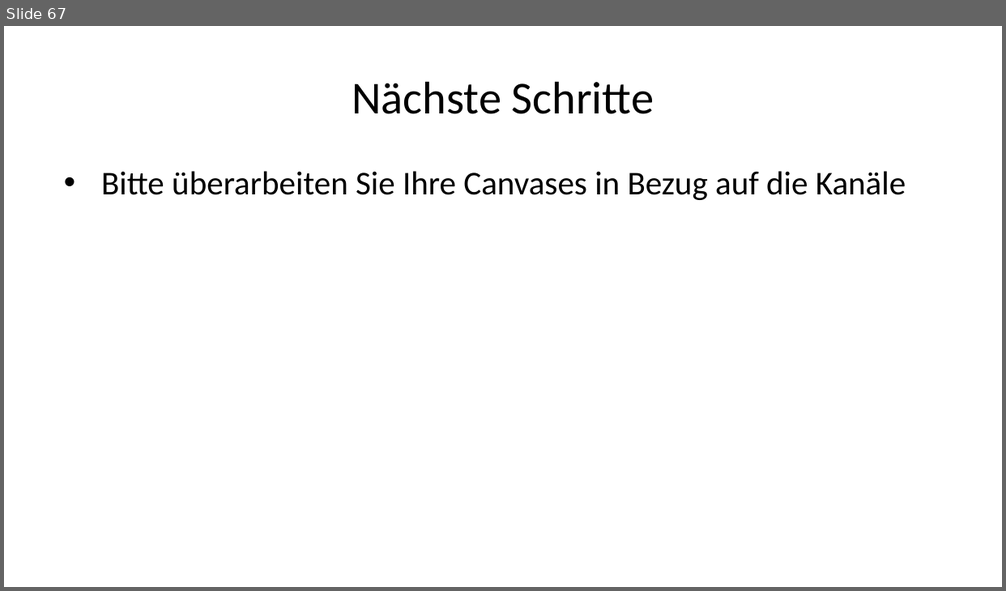
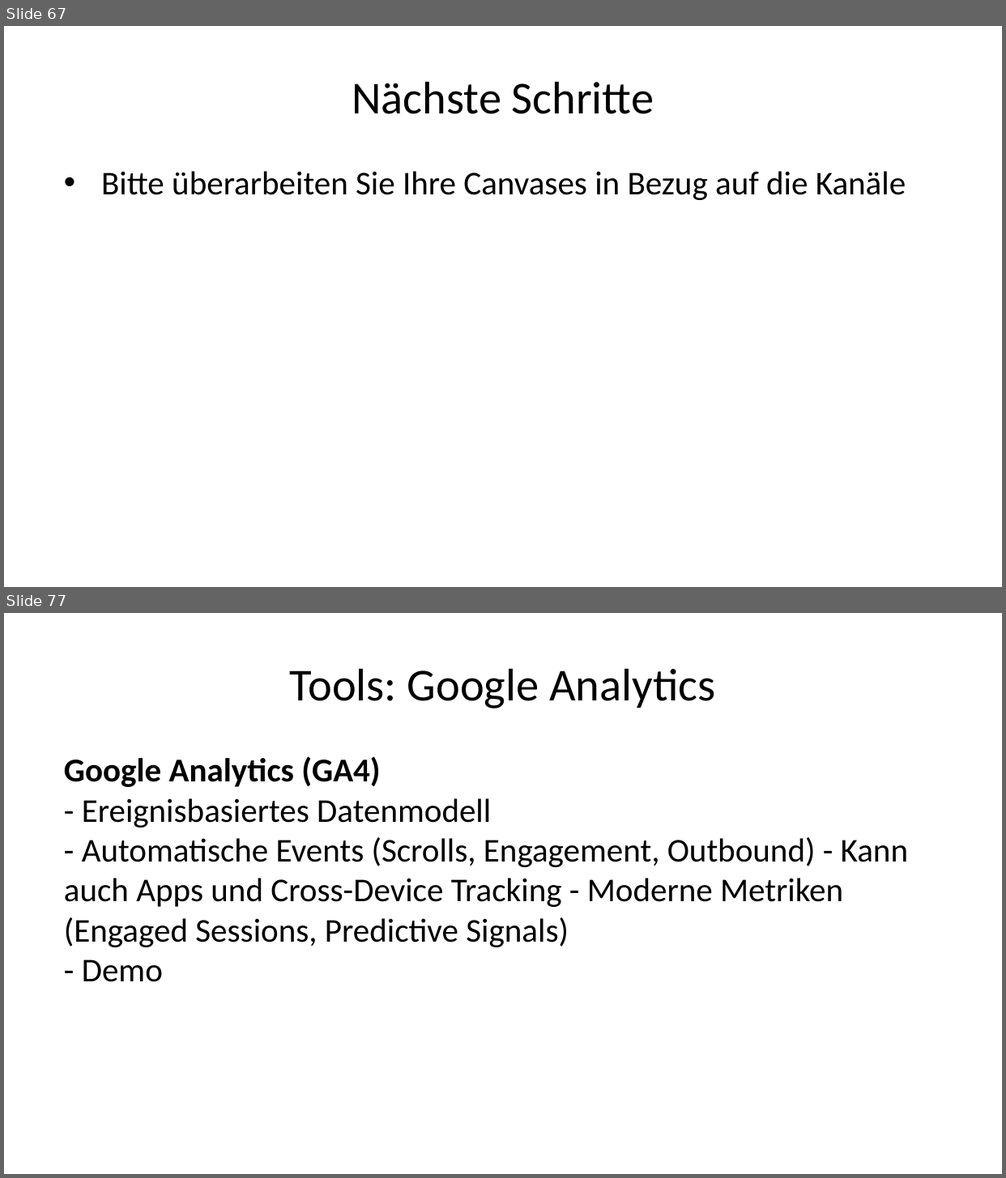
Before and after one commit to daswesen/digitale-inhalte, a slide deck: gdi.pptx. Shown one above the other, each under a label of ours: slide 67 before the commit, slides 67 and 77 after it; the slides between them are not shown. The pictures are 1006x591 and 1006x1178 pixels, drawn with LibreOffice and Linux fonts; fonts in the diff are those of the drawing. Boxes give left, top, right and bottom in pixels: in the first picture for what was removed or moved away, otherwise in the second. Text is boxed around its words. In the diff, an @@ line names an element or a change of style, - is before the commit and + after.

```diff
--- a/gdi.pptx
+++ b/gdi.pptx
@@ slide 77 added at (4,613,1002,1174), background #FFFFFF @@
@@ title added at (290,668,715,709), 33 pt, text #000000 @@
+Tools: Google Analytics
@@ text added at (64,756,908,982), 24 pt, text #000000 @@
+Google Analytics (GA4)
+- Ereignisbasiertes Datenmodell
+- Automatische Events (Scrolls, Engagement, Outbound) - Kann auch Apps und Cross-Device Tracking - Moderne Metriken (Engaged Sessions, Predictive Signals)
+- Demo
```
Also in this commit, not shown: 3 slides changed, 37 other slides added, 2 slides removed, 3 other files.
